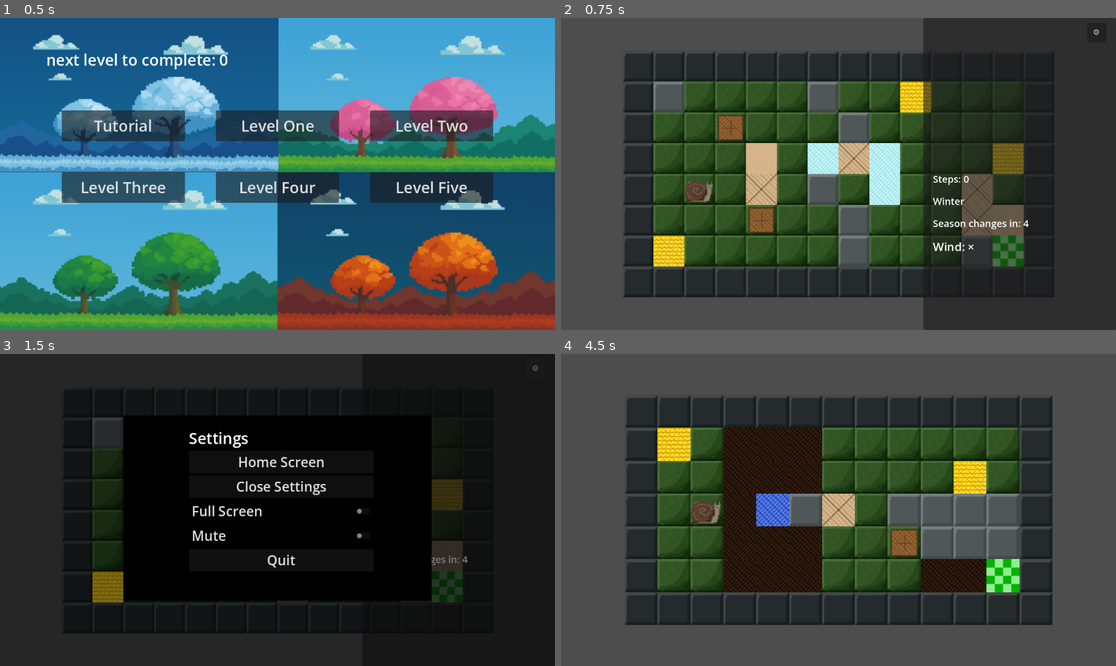
Above: before the commit, frames 1-4 (two rows, left to right).
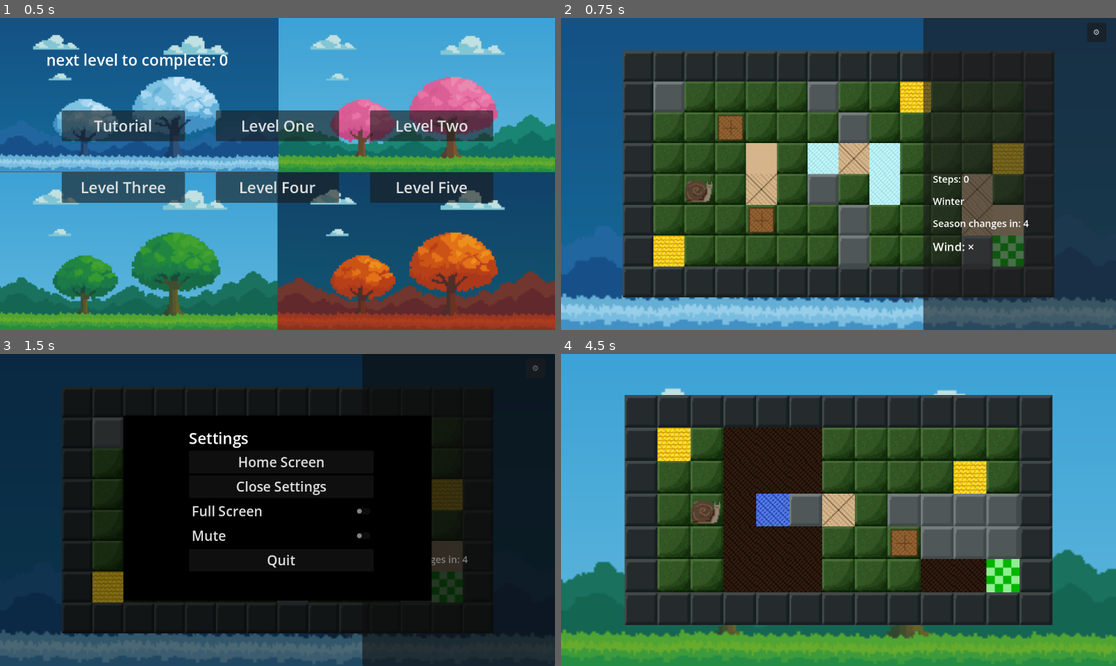
Above: after the commit, the same moments.

Repository: Caleb-sbani/project-seasons
Game: Godot game, scene res://scenes/LevelSelect.tscn
Same seed, same stepped clock (60 frames per second), same inputs: the game is played once before the commit and once after it.
Inputs:
- Up to frame 1 (0.5 s): no input
- Up to frame 2 (0.75 s): click "Level One" at 0.5 s
- Up to frame 3 (1.5 s): click "⚙" at 1.25 s
- Up to frame 4 (4.5 s): click "Home Screen" at 2 s; click "Level Select" at 2.75 s; click "Level Two" at 3.5 s; tap Enter at 4.25 s; hold Right (ui_right) from 4.28 s (still down); tap H at 4.35 s

Frame 1 is identical in both runs. In frame 2, 32% of the frame differs, in the area x 0-100%, y 0-100%; in frame 3, 25%; in frame 4, 43%.

Commit message:
Update levels.gd

Diff:
--- a/GameFiles/project-seasons/scripts/levels.gd
+++ b/GameFiles/project-seasons/scripts/levels.gd
@@ -2,6 +2,15 @@
 
 var settings_scene = preload("res://scenes/SettingsMenu.tscn")
 var input_locked = false
+
+var background
+
+var season_backgrounds = {
+	"Winter": preload("res://assets/backrounds/bg_winter.png"),
+	"Spring": preload("res://assets/backrounds/bg_spring.png"),
+	"Summer": preload("res://assets/backrounds/bg_summer.png"),
+	"Fall": preload("res://assets/backrounds/bg_Autumn.png")
+}
 
 const TILE_SIZE = 32  # our sprites are 32x32
 var seasons_array = ["Winter", "Spring", "Summer", "Fall"]
@@ -31,6 +40,26 @@
 var beehivespos = []
 
 func _ready():
+	var bg_layer = CanvasLayer.new()
+	bg_layer.name = "BackgroundLayer"
+	bg_layer.layer = -10
+	add_child(bg_layer)
+
+	background = TextureRect.new()
+	background.name = "Background"
+	background.texture = season_backgrounds["Winter"]
+
+	background.set_anchors_preset(Control.PRESET_FULL_RECT)
+	background.offset_left = 0
+	background.offset_top = 0
+	background.offset_right = 0
+	background.offset_bottom = 0
+
+	background.expand_mode = TextureRect.EXPAND_IGNORE_SIZE
+	background.stretch_mode = TextureRect.STRETCH_SCALE
+
+	bg_layer.add_child(background)
+
 	setup_ui()
 	load_stage(current_stage)
 
@@ -197,7 +226,7 @@
 func clear_level():
 	# remove all child nodes except UI and camera for the reset
 	for child in get_children():
-		if child.name != "UI" and child.name != "Camera":
+		if child.name != "UI" and child.name != "Camera" and child.name != "Background" and child.name != "BackgroundLayer":
 			child.queue_free()
 
 	boxes.clear()
@@ -718,6 +747,7 @@
 			$UI/RightPanel/HUD/WindDirection.text = "Wind: ↓"
 	if season != "Fall":
 		$UI/RightPanel/HUD/WindDirection.text = "Wind: ×"
+	background.texture = season_backgrounds[season]
 
 #LEVEL BUILDING KEY:
 # p = player
